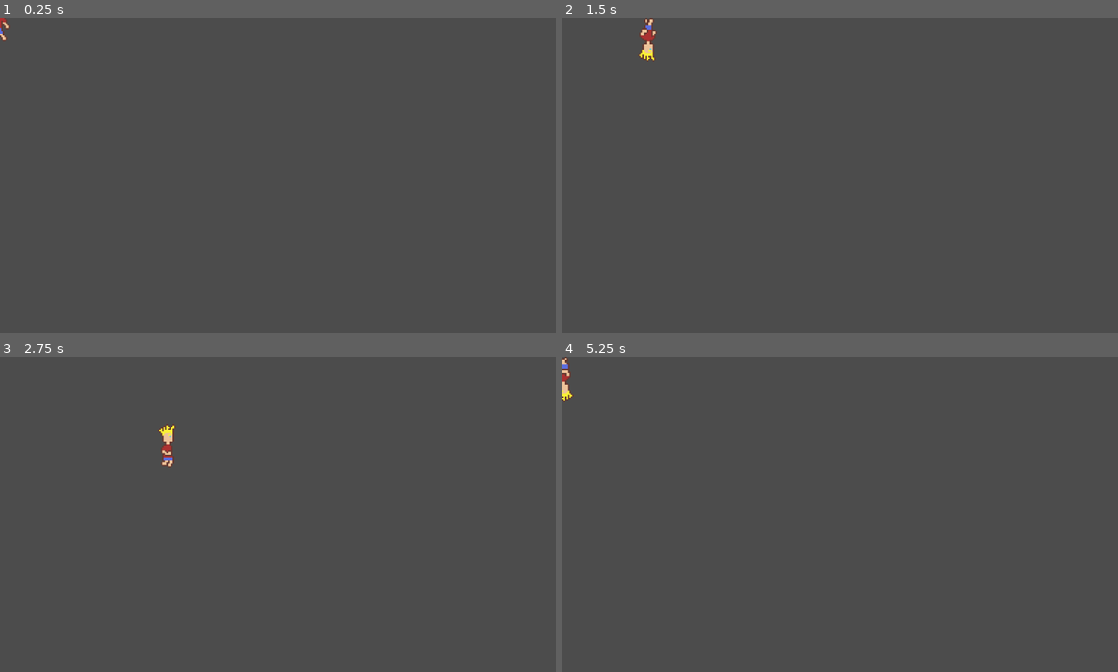
Above: before the commit, frames 1-4 (two rows, left to right).
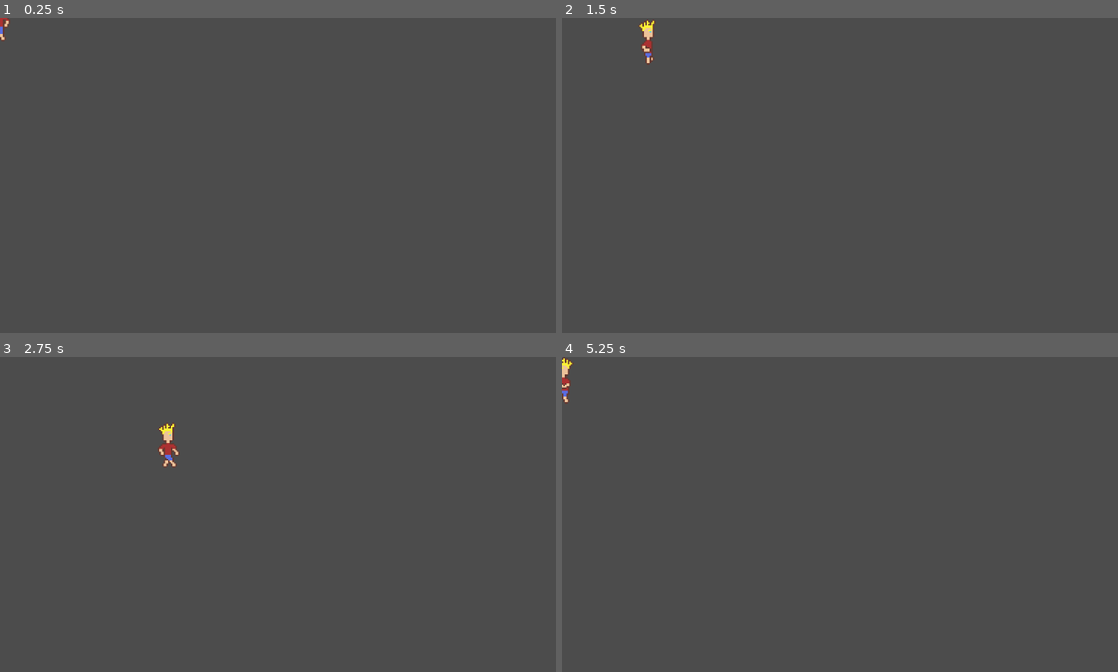
Above: after the commit, the same moments.

Repository: beerent/commonheart
Game: Godot game, scene res://Merlin.tscn
The game is run twice, just before and just after one commit, with the same random seed, the same clock (stepped at 60 frames per second) and the same inputs. The project has no main scene, so this scene is started directly.
Inputs:
- Up to frame 1 (0.25 s): no input
- Up to frame 2 (1.5 s): tap Enter at 0.5 s; hold Right (ui_right) 0.53-1.28 s; hold Down (ui_down) from 1.28 s (still down)
- Up to frame 3 (2.75 s): release Down (ui_down) at 2.03 s; hold Right (ui_right) from 2.03 s (still down)
- Up to frame 4 (5.25 s): release Right (ui_right) at 2.78 s; hold Up (ui_up) 2.78-3.53 s; hold Left (ui_left) 3.53-5.03 s; hold Down (ui_down) from 5.03 s (still down)

The runs differ from the first frame. In frame 1, less than 0.1% of the frame differs, in the area x 0-2%, y 0-8%; in frame 2, 0.3%, in the area x 13-17%, y 0-15%; in frame 3, 0.2%; in frame 4, 0.2%.

Commit message:
adding look and blink feature

Diff:
--- a/Merlin.gd
+++ b/Merlin.gd
@@ -6,7 +6,6 @@
 
 func _ready():
 	screen_size = get_viewport_rect().size
-
 
 func _process(delta):
 	var velocity = Vector2()  # The player's movement vector.
@@ -21,8 +20,6 @@
 	if velocity.length() > 0:
 		velocity = velocity.normalized() * speed
 		$AnimatedSprite.play()
-	else:
-		$AnimatedSprite.stop()
 
 	position += velocity * delta
 	position.x = clamp(position.x, 0, screen_size.x)
@@ -30,9 +27,12 @@
 
 	if velocity.x != 0:
 		$AnimatedSprite.animation = "walk"
-		$AnimatedSprite.flip_v = false
+		#$AnimatedSprite.flip_v = false
 		# See the note below about boolean assignment
 		$AnimatedSprite.flip_h = velocity.x < 0
 	elif velocity.y != 0:
-		$AnimatedSprite.animation = "up"
-		$AnimatedSprite.flip_v = velocity.y > 0
+		$AnimatedSprite.animation = "walk"
+		#$AnimatedSprite.flip_v = velocity.y > 0
+	else:
+		#$AnimatedSprite.flip_v = false
+		$AnimatedSprite.animation = "stand"
--- a/Merlin.tscn
+++ b/Merlin.tscn
@@ -9,13 +9,23 @@
 [ext_resource path="res://assets/dude2.png" type="Texture" id=7]
 [ext_resource path="res://assets/dude4.png" type="Texture" id=8]
 [ext_resource path="res://Merlin.gd" type="Script" id=9]
+[ext_resource path="res://assets/dude_front1.png" type="Texture" id=10]
+[ext_resource path="res://assets/dude_front2.png" type="Texture" id=11]
+[ext_resource path="res://assets/dude_front3.png" type="Texture" id=12]
+[ext_resource path="res://assets/dude_front4.png" type="Texture" id=13]
+[ext_resource path="res://assets/dude_front5.png" type="Texture" id=14]
 
 [sub_resource type="SpriteFrames" id=1]
 animations = [ {
+"frames": [ ExtResource( 10 ), ExtResource( 11 ), ExtResource( 12 ), ExtResource( 13 ), ExtResource( 14 ) ],
+"loop": true,
+"name": "stand",
+"speed": 3.0
+}, {
 "frames": [ ExtResource( 1 ), ExtResource( 7 ), ExtResource( 6 ), ExtResource( 8 ), ExtResource( 2 ), ExtResource( 4 ), ExtResource( 3 ), ExtResource( 5 ) ],
 "loop": true,
 "name": "walk",
-"speed": 10.0
+"speed": 11.0
 } ]
 
 [node name="Merlin" type="Area2D"]
@@ -24,4 +34,4 @@
 
 [node name="AnimatedSprite" type="AnimatedSprite" parent="."]
 frames = SubResource( 1 )
-animation = "walk"
+animation = "stand"
Not shown: 1 places in Merlin.tscn that only renumber resources
Binary file added: assets/dude_front.aseprite
Binary file added: assets/dude_front1.png
Not shown, added: assets/dude_front1.png.import
Binary file added: assets/dude_front2.png
Not shown, added: assets/dude_front2.png.import
Binary file added: assets/dude_front3.png
Not shown, added: assets/dude_front3.png.import
Binary file added: assets/dude_front4.png
Not shown, added: assets/dude_front4.png.import
Binary file added: assets/dude_front5.png
Not shown, added: assets/dude_front5.png.import
